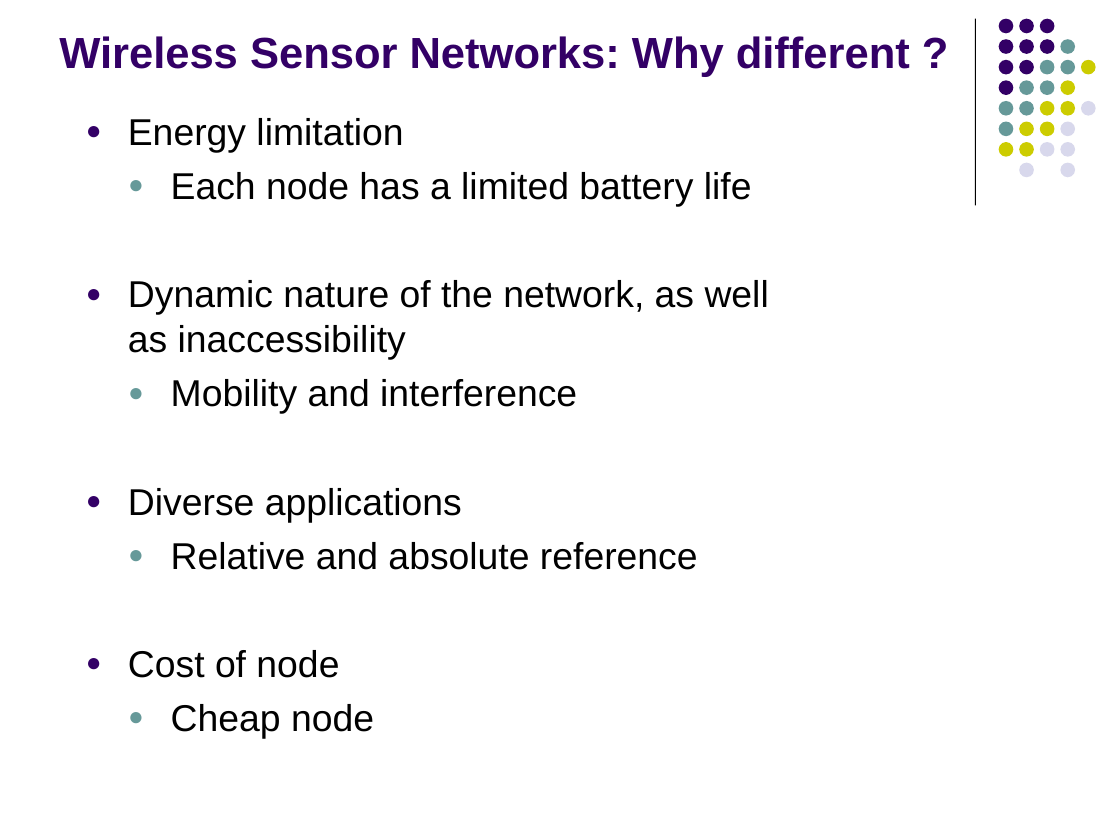
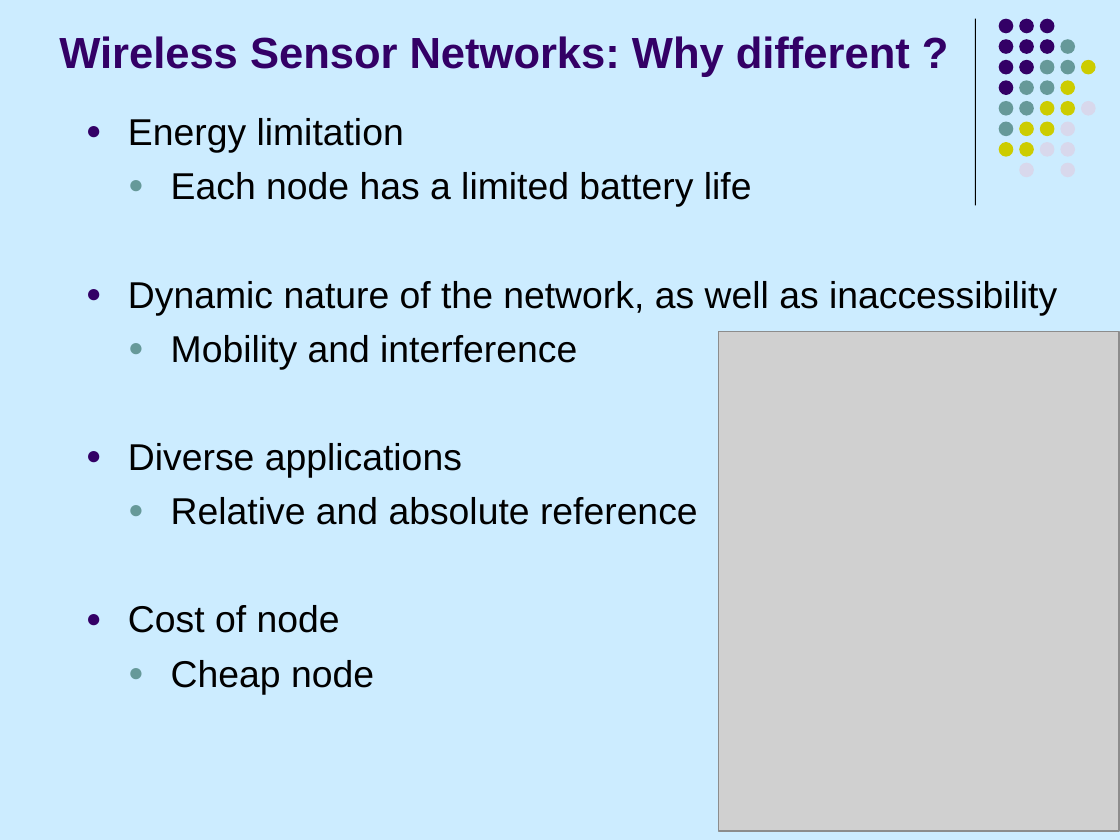
Before and after one commit to fasalex/symposium, a slide deck: slide 8 of Presentation.ppt (slide 7 before the commit). Drawn at 1120x840 pixels with LibreOffice and Linux fonts; fonts in the diff are those of the drawing; grey boxes stand for pictures. Boxes give left, top, right and bottom in pixels: in the first picture for what was removed or moved away, otherwise in the second. Text is boxed around its words. In the diff, an @@ line names an element or a change of style, - is before the commit and + after.

```diff
--- a/Presentation.ppt
+++ b/Presentation.ppt
@@ background #FFFFFF to #CCECFF @@
@@ text "Energy limitation" rewrapped from [128, 118, 769, 739] to [128, 118, 1057, 694] @@
@@ picture added at [719, 332, 1119, 831] @@
```
Also in this commit, not shown: 41 other slides changed, 1 slide added, 17 other files.
